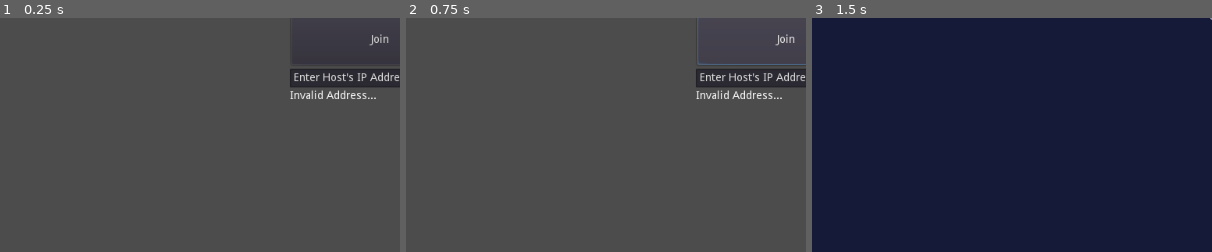
Above: before the commit, frames 1-3 (left to right).
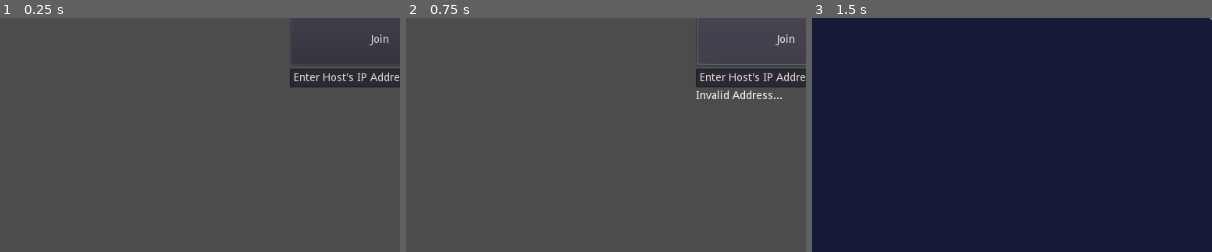
Above: after the commit, the same moments.

Repository: EECE3093C/team-project-wiitanks-networking-demo
Game: Godot game, scene res://scenes/Lobby.tscn
Same seed, same stepped clock (60 frames per second), same inputs: the game is played once before the commit and once after it. Before the commit the project has no main scene; this scene is started directly in both runs.
Inputs:
- Up to frame 1 (0.25 s): no input
- Up to frame 2 (0.75 s): click "Join" at 0.5 s
- Up to frame 3 (1.5 s): click "Host" at 1.25 s
The pictures show only the part of the screen within x 0-50%, y 50-100%; the shares and areas given below are measured in that part.

The runs differ from the first frame. In frame 1, 0.3% of the frame differs, in the area x 72-94%, y 30-35%; in frame 2, nothing differs; in frame 3, nothing differs.
Error in both runs: Invalid get index '7' (on base: 'Array'). (res://scripts/host-btn.gd:9)

Commit message:
fixed join button, working on invalid ip

Diff:
--- a/project.godot
+++ b/project.godot
@@ -11,6 +11,7 @@
 [application]
 
 config/name="Basic-network"
+run/main_scene="res://scenes/Lobby.tscn"
 config/icon="res://icon.png"
 
 [autoload]
--- a/scenes/Lobby.tscn
+++ b/scenes/Lobby.tscn
@@ -64,4 +64,5 @@
 
 [connection signal="pressed" from="host-btn" to="host-btn" method="host"]
 [connection signal="set_connect_type" from="host-btn" to="connecting-bg" method="set_connect_type"]
+[connection signal="pressed" from="join-btn" to="join-btn" method="join"]
 [connection signal="set_connect_type" from="join-btn" to="connecting-bg" method="set_connect_type"]
--- a/scripts/join-btn.gd
+++ b/scripts/join-btn.gd
@@ -3,20 +3,26 @@
 signal set_connect_type
 
 # references to nodes in scene
-onready var host_ip_box = get_node("host-ip-label")
+onready var host_ip_label = get_node("../host-btn/host-ip-label") # going up is bad don't be like me
 onready var invalid_ip_warn = get_node("invalid-ip-warn")
+
+func _ready():
+	invalid_ip_warn.hide()
 
 # wire to join button's on-pressed callback. When run,
 # checks if the contents of the ip input box are a valid address.
 # if so, run join method. Otherwise show the invalid ip text.
-func _pressed():
-	if host_ip_box.text.is_valid_ip_address():
-		join()
+func join():
+	var ip_storage = host_ip_label.text
+	if ip_storage.is_valid_ip_address():
+		invalid_ip_warn.text = "Valid IP, connecting..."
+		invalid_ip_warn.show()
+		client_connect()
 	else:
 		invalid_ip_warn.show()
 
 # initialize a client with an ip equal to what's in the input box.
 # signal connecting screen to show, with specialized text.
-func join():
-	Network.initialize_client(host_ip_box.text)
+func client_connect():
+	Network.initialize_client(host_ip_label.text)
 	emit_signal("set_connect_type", false)
